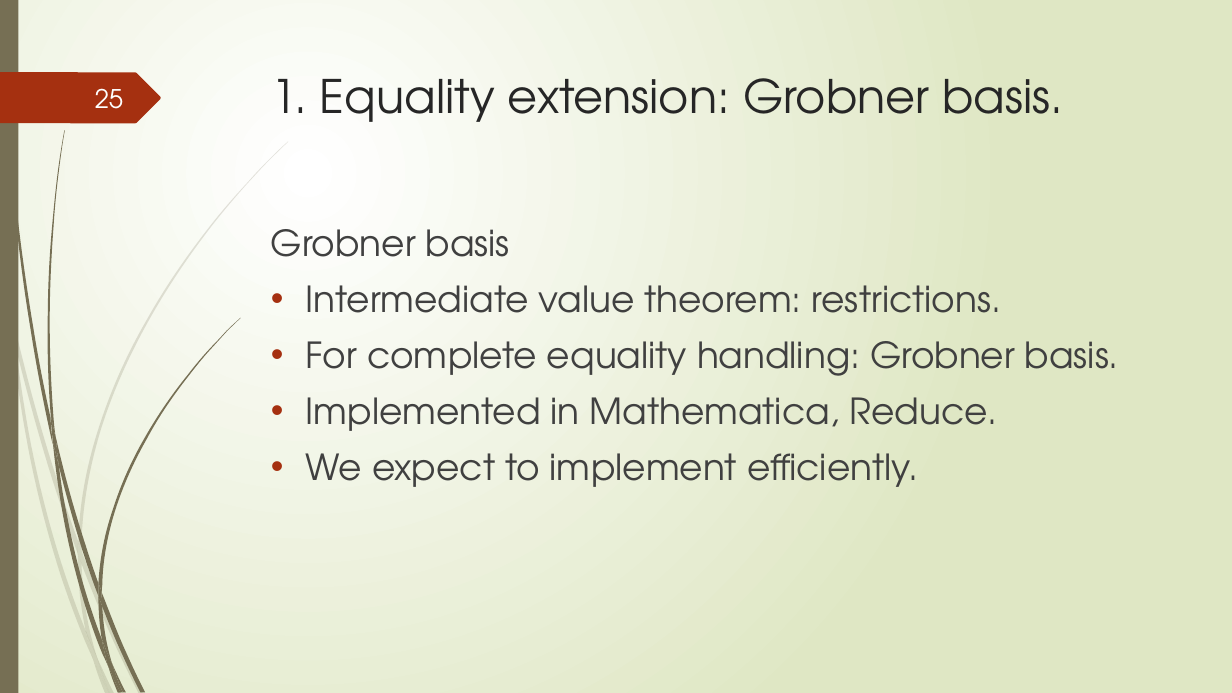
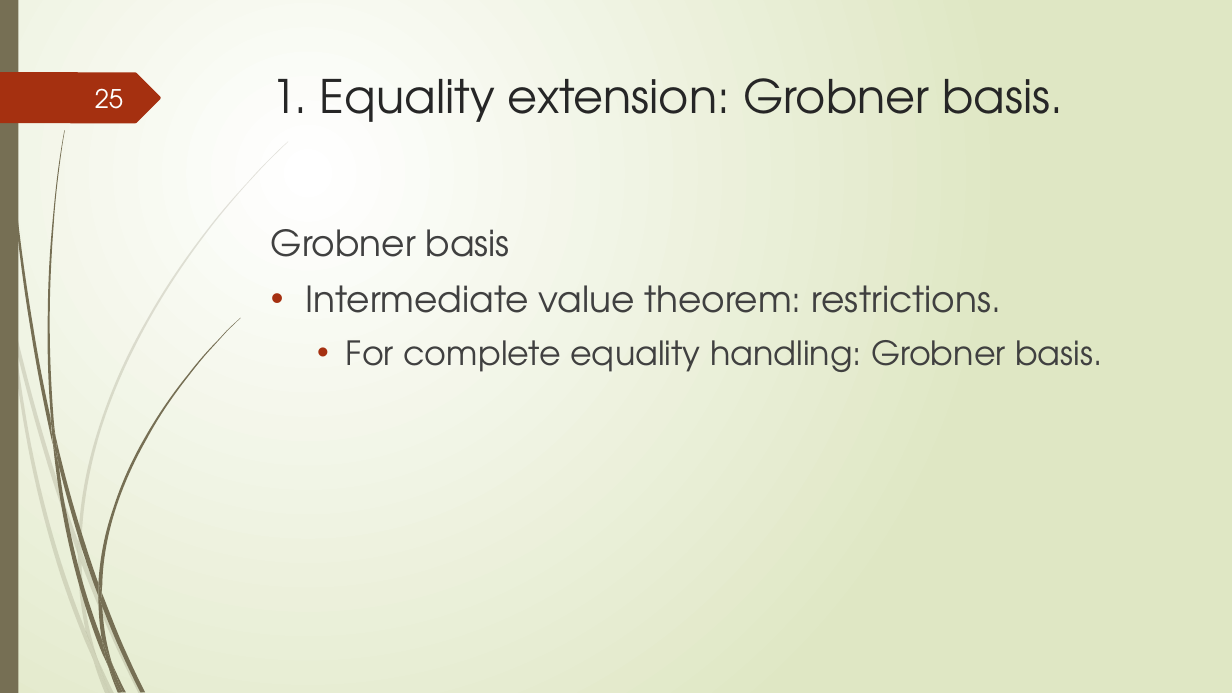
Before and after one commit to tungvx/raSAT, a slide deck: slide 25 of report/midterm.pptx. Drawn at 1232x693 pixels with LibreOffice and Linux fonts; fonts in the diff are those of the drawing. Boxes give left, top, right and bottom in pixels: in the first picture for what was removed or moved away, otherwise in the second. Text is boxed around its words. In the diff, an @@ line names an element or a change of style, - is before the commit and + after.

```diff
--- a/report/midterm.pptx
+++ b/report/midterm.pptx
@@ text at box(346, 340, 1102, 372): size 28 to 26 pt in "For complete equality handling: Grobner basis."; list level 1 to 2 in "For complete equality handling: Grobner ..." @@
@@ text at box(306, 397, 998, 487): paragraphs removed @@
-• Implemented in Mathematica, Reduce.
-• We expect to implement efficiently.
```
Also in this commit, not shown: 8 other slides changed, 3 slides added, 6 slides removed, 4 other files.
